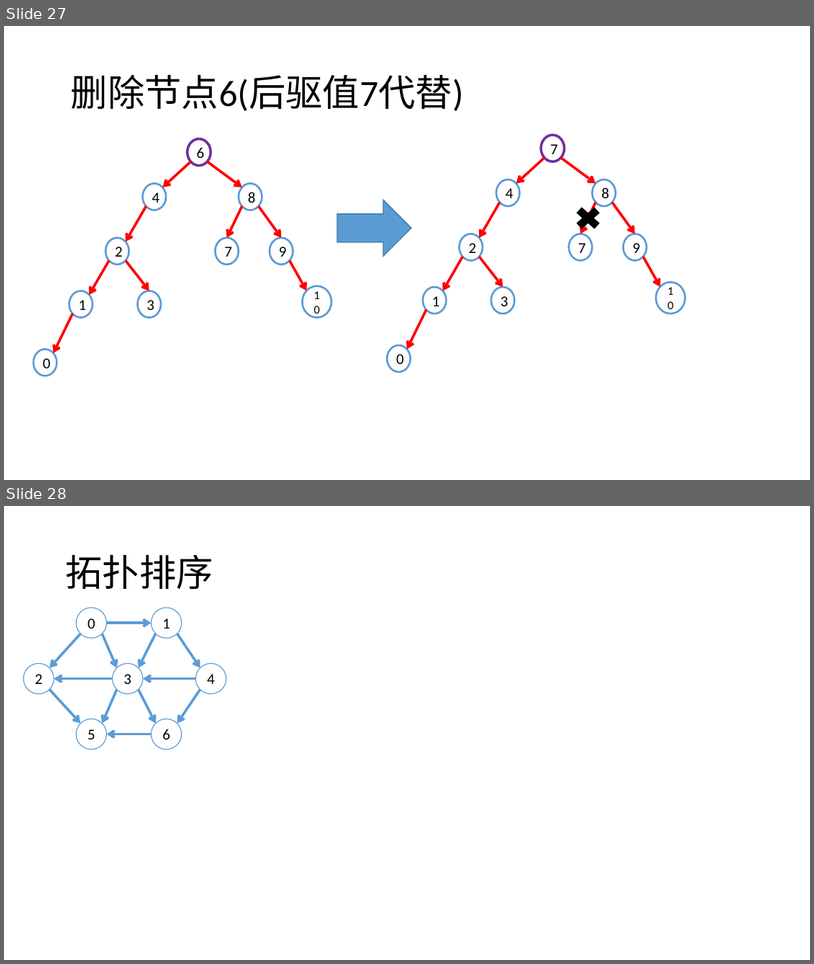
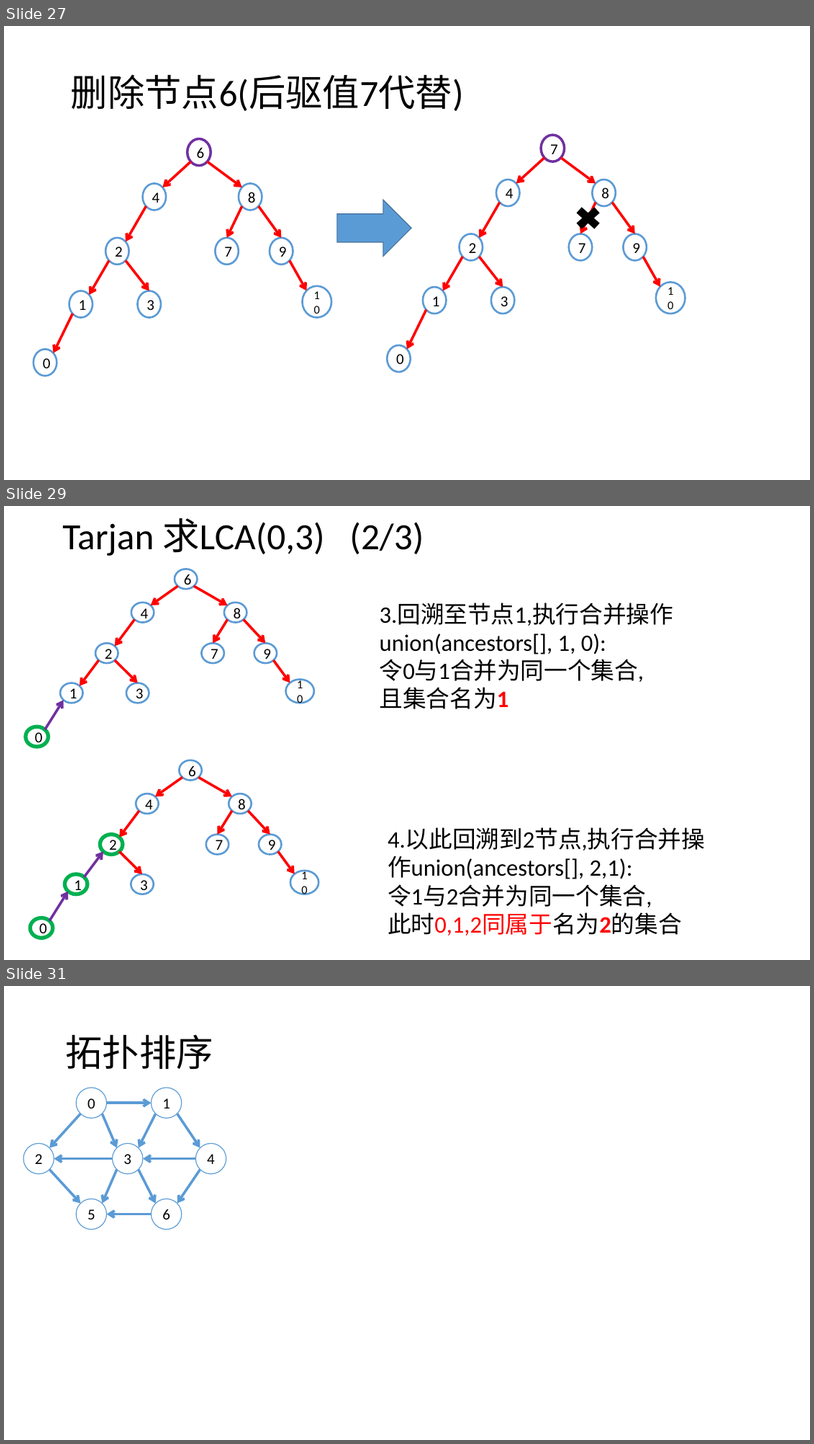
Before and after one commit to Waynefn/cpp_ds_algo, a slide deck: 课件/课件素材.pptx. Shown one above the other, each under a label of ours: slides 27 and 28 before the commit, slides 27, 29 and 31 after it; the slides between them are not shown. The pictures are 814x964 and 814x1444 pixels, drawn with LibreOffice and Linux fonts; fonts in the diff are those of the drawing. Boxes give left, top, right and bottom in pixels: in the first picture for what was removed or moved away, otherwise in the second. Text is boxed around its words. In the diff, an @@ line names an element or a change of style, - is before the commit and + after.

Commit message:
modify tarjan code

```diff
--- a/课件/课件素材.pptx
+++ b/课件/课件素材.pptx
@@ slide 29 added at [4,506,810,960], background #FFFFFF @@
@@ title added at [62,518,424,556], 44 pt, text #000000 @@
+Tarjan 求LCA(0,3) (2/3)
@@ text added at [380,603,674,709], 28 pt, text #000000 @@
+3.回溯至节点1,执行合并操作
+union(ancestors[], 1, 0):
+令0与1合并为同一个集合,
+且集合名为1
@@ group added at [26,569,314,746]: 10 ellipses, 9 arrows @@
+6
+4
+8
+2
+3
+7
+9
+1
+10
+0
@@ text added at [388,828,705,935], 28 pt, text #000000 @@
+4.以此回溯到2节点,执行合并操作union(ancestors[], 2,1):
+令1与2合并为同一个集合,
+此时0,1,2同属于名为2的集合
@@ group added at [30,760,319,937]: 10 ellipses, 9 arrows @@
+6
+4
+8
+2
+3
+7
+9
+1
+10
+0
@@ what was slide 28 is now slide 31 @@
```
Also in this commit, not shown: 2 other slides added, 2 other files.
